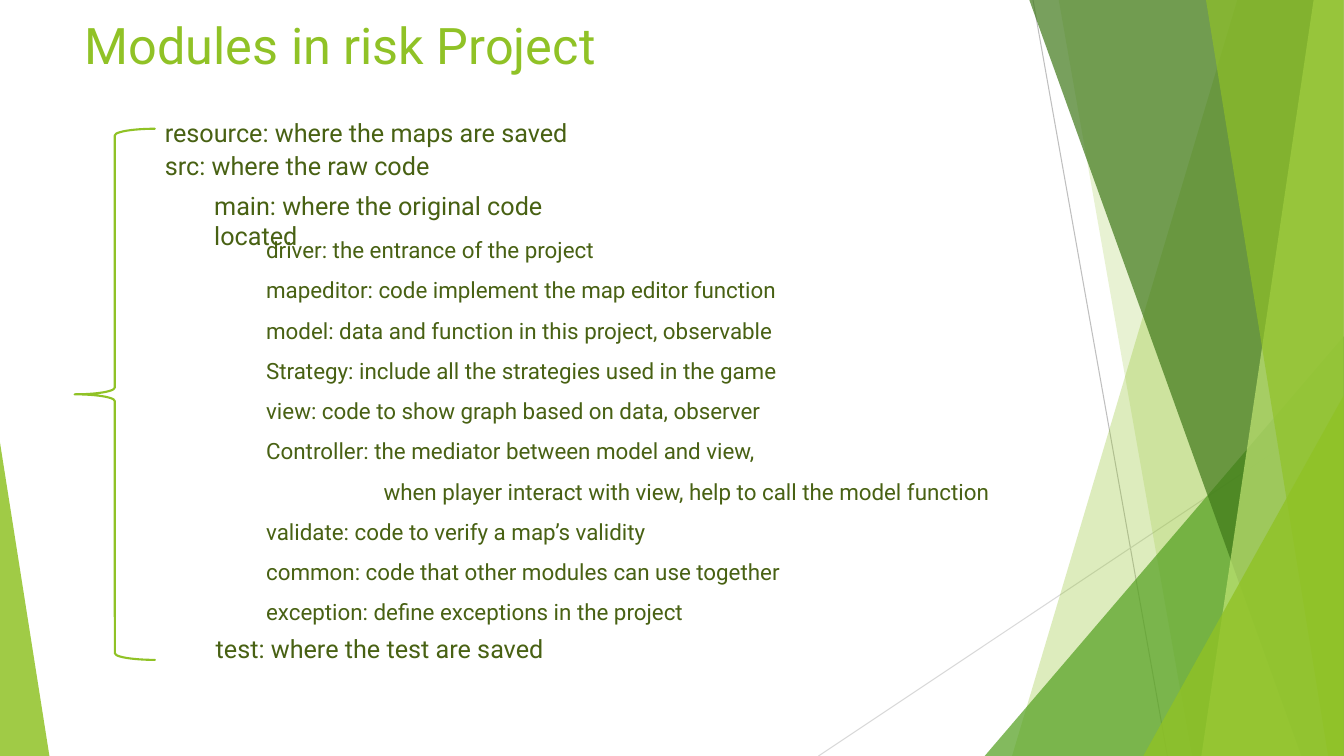
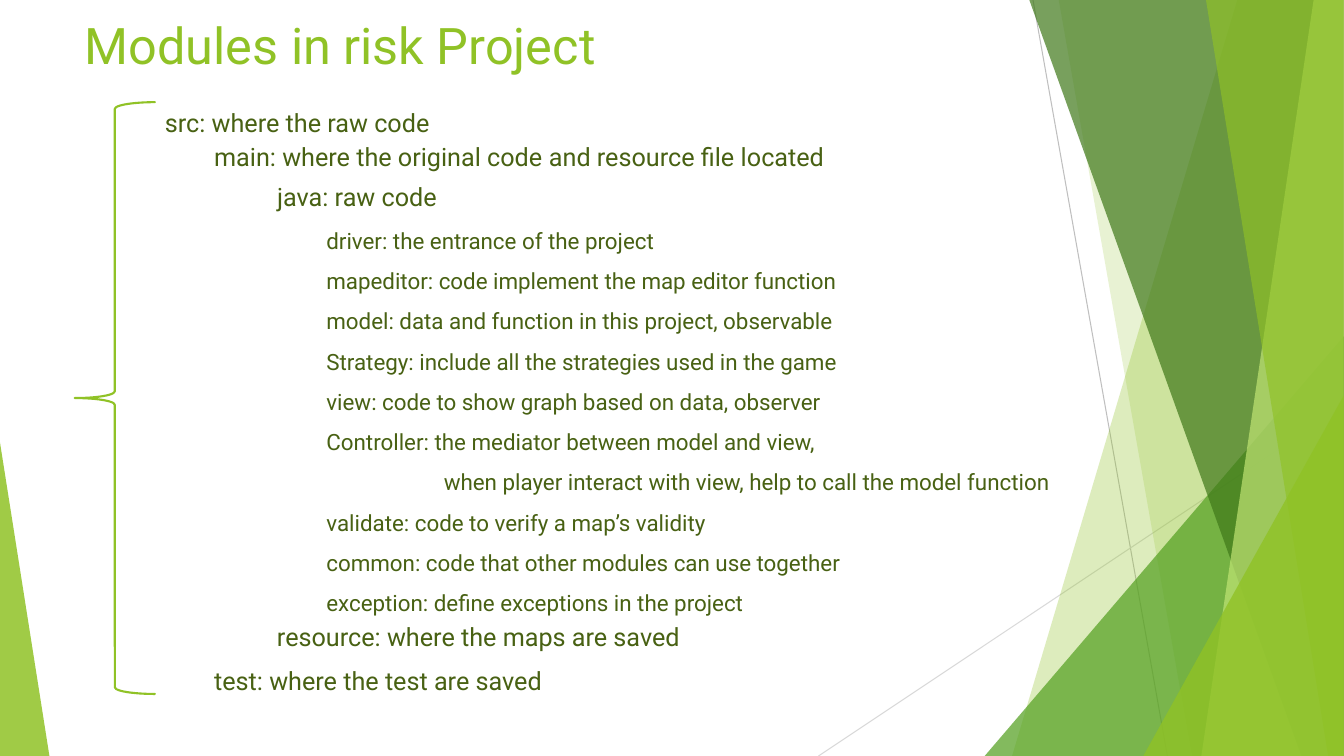
Before and after one commit to renyming/risk, a slide deck: slide 3 of documentation/build3/Architecture_build2.pptx. Drawn at 1344x756 pixels with LibreOffice and Linux fonts; fonts in the diff are those of the drawing. Boxes give left, top, right and bottom in pixels: in the first picture for what was removed or moved away, otherwise in the second. Text is boxed around its words. In the diff, an @@ line names an element or a change of style, - is before the commit and + after.

Commit message:
Update: 1.update the document

```diff
--- a/documentation/build3/Architecture_build2.pptx
+++ b/documentation/build3/Architecture_build2.pptx
@@ left brace: place and size @@
-left brace at [75,129,155,660]
+left brace at [75,102,155,694]
@@ text "src: where the raw code": place and size @@
-text "src: where the raw code" at [165,156,429,176]
+text "src: where the raw code" at [165,113,429,133]
@@ text at [214,147,824,172]: text changed @@
-main: where the original code located
+main: where the original code and resource file located
@@ text added at [277,187,437,212], 18 pt, text #486113 @@
+java: raw code
@@ text "driver: the entrance of the ..." rewrapped from [266,237,989,625] to [326,232,1049,616] @@
@@ text "resource: where the maps are ...": place and size @@
-text "resource: where the maps are ..." at [165,123,567,147]
+text "resource: where the maps are ..." at [277,627,679,651]
@@ text "test: where the test are ...": place and size @@
-text "test: where the test are ..." at [216,639,543,659]
+text "test: where the test are ..." at [214,671,542,691]
```
